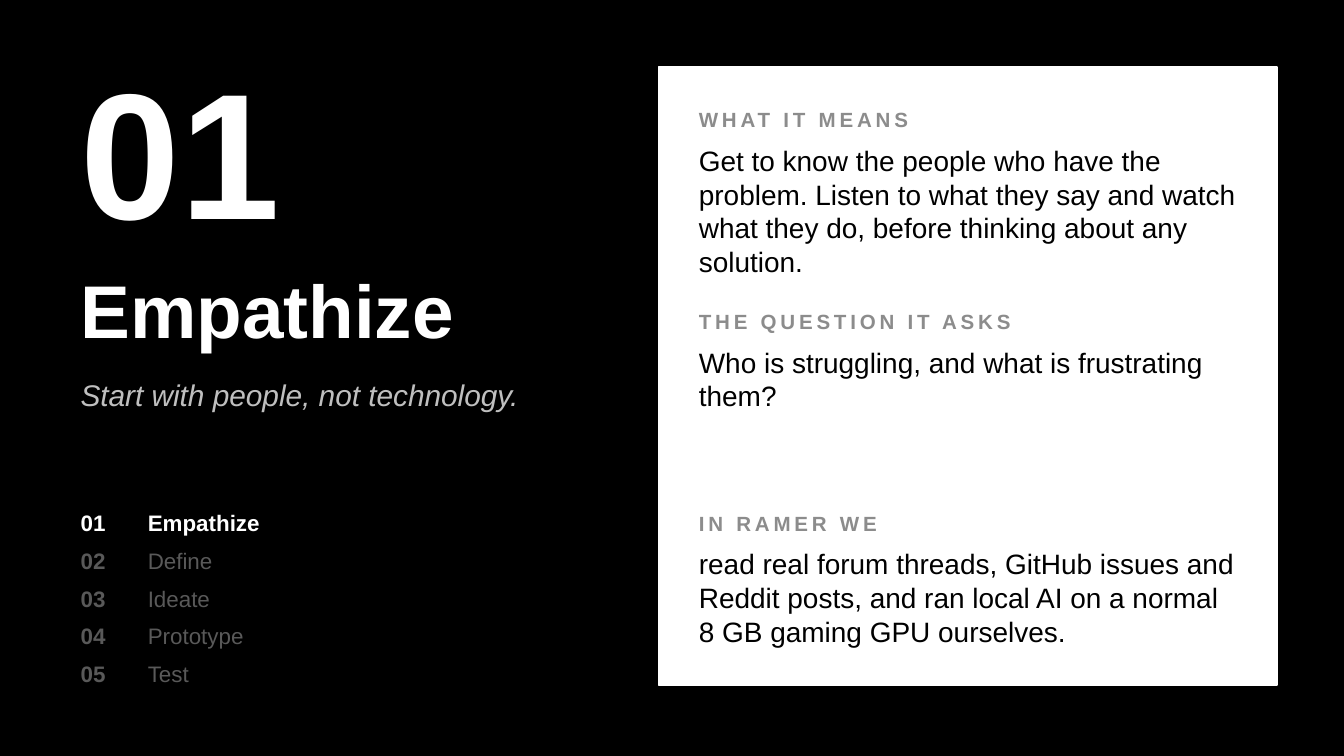
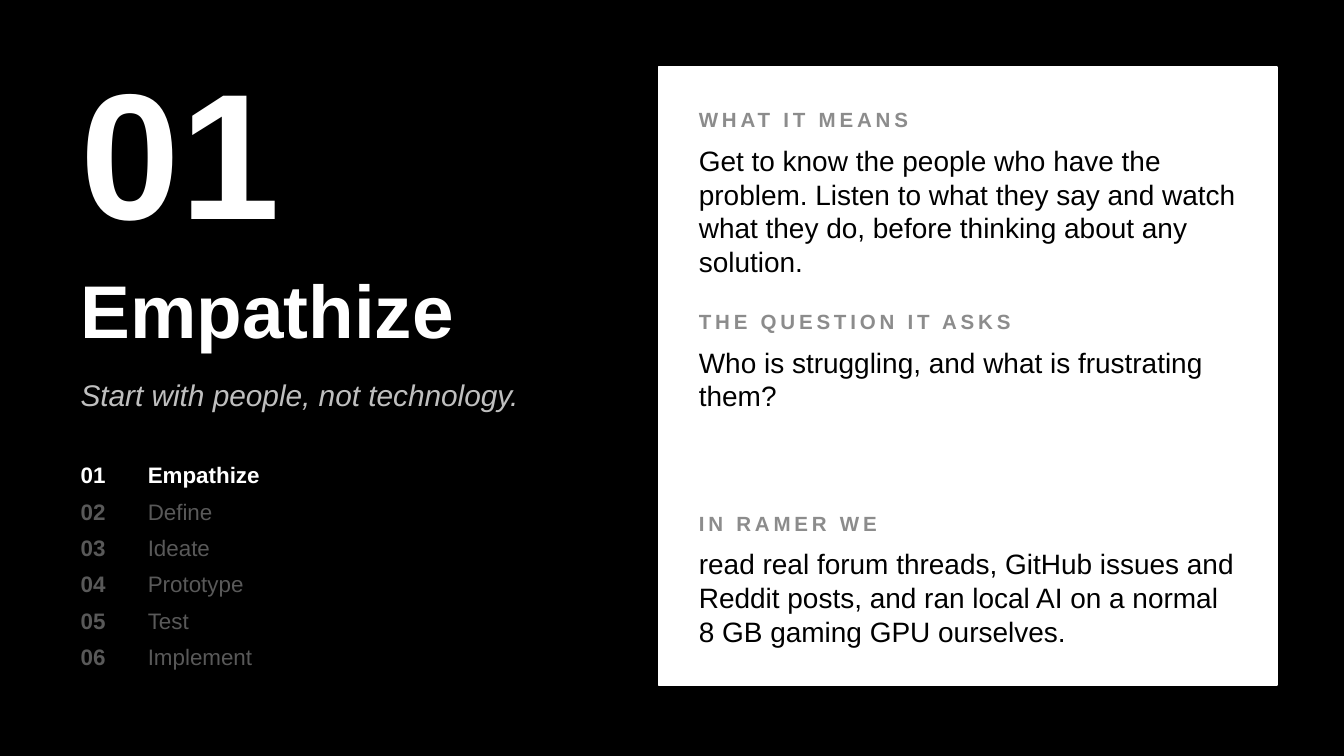
Before and after one commit to DrNeel11/tvarin, a slide deck: slide 4 of docs/Every_Last_Token.pptx. Drawn at 1344x756 pixels with LibreOffice and Linux fonts; fonts in the diff are those of the drawing. Boxes give left, top, right and bottom in pixels: in the first picture for what was removed or moved away, otherwise in the second. Text is boxed around its words. In the diff, an @@ line names an element or a change of style, - is before the commit and + after.

```diff
--- a/docs/Every_Last_Token.pptx
+++ b/docs/Every_Last_Token.pptx
@@ text "01": place and size @@
-text "01" at <box>81,515,106,532</box>
+text "01" at <box>81,467,106,484</box>
@@ text "Empathize": place and size @@
-text "Empathize" at <box>148,514,260,536</box>
+text "Empathize" at <box>148,466,260,488</box>
@@ 6 texts: place and size @@
-6 texts at <box>81,553,244,649</box>
+6 texts at <box>81,504,244,597</box>
@@ text "05": place and size @@
-text "05" at <box>81,666,106,682</box>
+text "05" at <box>81,613,106,629</box>
@@ text "Test": place and size @@
-text "Test" at <box>148,667,189,682</box>
+text "Test" at <box>148,614,189,629</box>
@@ text added at <box>81,649,106,665</box>, 12 pt, text #595959, bold @@
+06
@@ text added at <box>148,649,252,670</box>, 12 pt, text #595959 @@
+Implement
```
Also in this commit, not shown: 7 other slides changed, 3 slides added.
